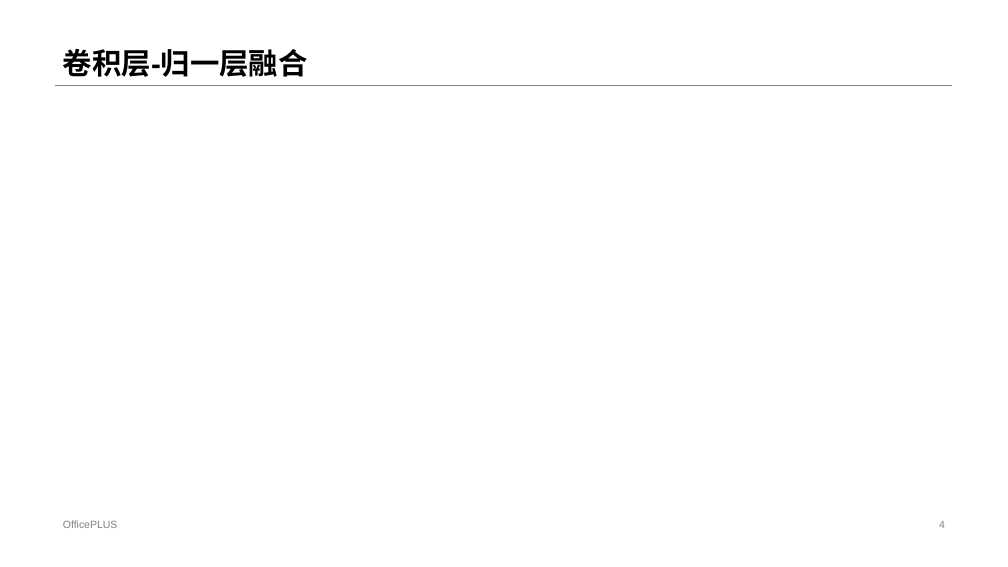
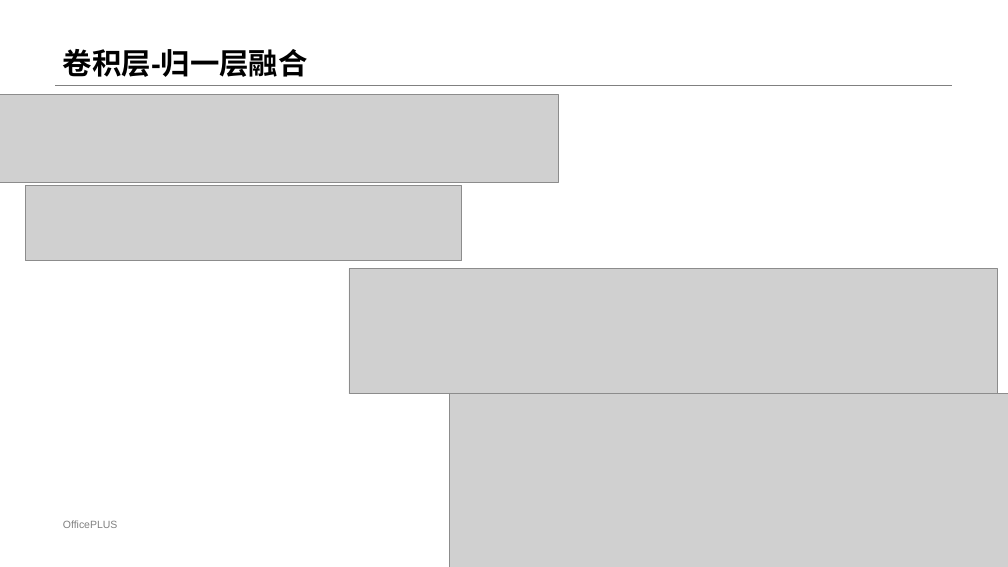
Before and after one commit to dundundundun5/python, a slide deck: slide 4 of literature_notes/ELK_HAR.pptx. Drawn at 1008x567 pixels with LibreOffice and Linux fonts; fonts in the diff are those of the drawing; grey boxes stand for pictures. Boxes give left, top, right and bottom in pixels: in the first picture for what was removed or moved away, otherwise in the second. Text is boxed around its words. In the diff, an @@ line names an element or a change of style, - is before the commit and + after.

```diff
--- a/literature_notes/ELK_HAR.pptx
+++ b/literature_notes/ELK_HAR.pptx
@@ picture added at box(0, 94, 558, 182) @@
@@ picture added at box(26, 185, 462, 261) @@
@@ picture added at box(349, 268, 997, 394) @@
@@ picture added at box(450, 394, 1008, 567) @@
@@ page number removed at box(939, 521, 945, 528) @@
-4
```
Also in this commit, not shown: 2 other slides changed.
